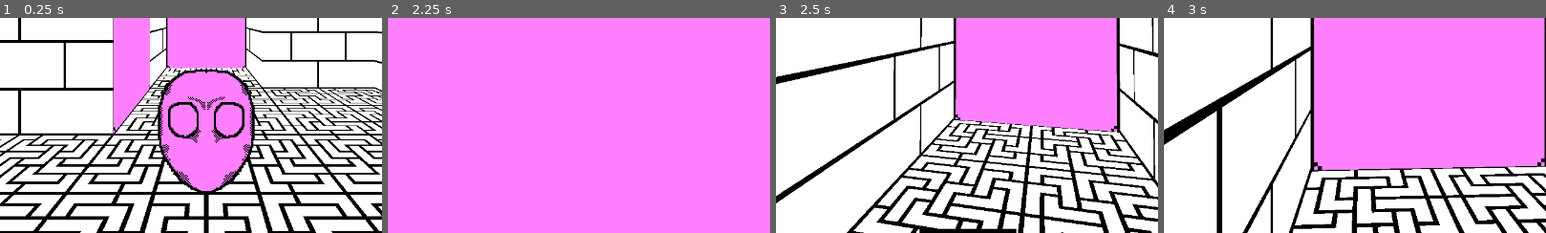
Above: before the commit, frames 1-4 (left to right).
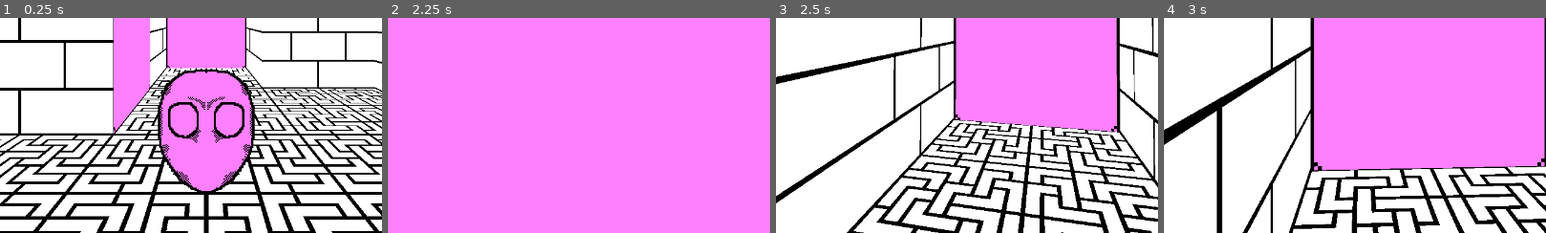
Above: after the commit, the same moments.

Repository: Juksuu/FGJ2026
Game: Godot game, scene res://scenes/juksu_testing.tscn
Two runs of this game, one before a commit and one after it. Both use one fixed random seed, a clock stepped at 60 frames per second and the inputs below.
Inputs (mouse positions are % of the whole screen's width and height, from its top left):
- Up to frame 1 (0.25 s): no input
- Up to frame 2 (2.25 s): tap Enter at 0.5 s; move the mouse to (49, 52) at 0.52 s; hold W (move_forward) from 0.53 s (still down); move the mouse to (57, 51) at 1.27 s; move the mouse to (42, 49) at 2.02 s
- Up to frame 3 (2.5 s): keep holding W (move_forward)
- Up to frame 4 (3 s): move the mouse to (51, 50) at 2.77 s; release W (move_forward) at 2.78 s; hold A (strafe_left) from 2.78 s (still down)
The pictures show only the part of the screen within x 23-73%, y 50-100%; the shares and areas given below are measured in that part.

Frames 1-2 are identical in both runs. In frame 3, 0.4% of the frame differs, in the area x 37-63%, y 97-100%; in frame 4, nothing differs.

Commit message:
pickup go to inventory

Diff:
--- a/prefabs/chroma.tscn
+++ b/prefabs/chroma.tscn
@@ -15,6 +15,7 @@
 
 [node name="Sprite3D" type="Sprite3D" unique_id=1354488886]
 transform = Transform3D(1, 0, 0, 0, 1, 0, 0, 0, 1, 0, 0.64, 0)
+layers = 1023
 billboard = 2
 texture_filter = 0
 texture = SubResource("ViewportTexture_r6qpi")
@@ -22,9 +23,12 @@
 script = ExtResource("1_lhxd5")
 
 [node name="Area3D" type="Area3D" parent="." unique_id=936093520]
+collision_layer = 65535
+collision_mask = 65535
 
 [node name="CollisionShape3D" type="CollisionShape3D" parent="Area3D" unique_id=1294018884]
-transform = Transform3D(0.9, 0, 0, 0, 0.5, 0, 0, 0, 0.9, 0, 0, 0)
+transform = Transform3D(0.9, 0, 0, 0, 0.9, 0, 0, 0, 0.9, 0, 0, 0)
+visibility_parent = NodePath("../..")
 shape = SubResource("CylinderShape3D_kaqnx")
 
 [node name="SubViewport" type="SubViewport" parent="." unique_id=873310341]
--- a/prefabs/player.tscn
+++ b/prefabs/player.tscn
@@ -6,6 +6,7 @@
 height = 1.9
 
 [node name="CharacterBody3D" type="CharacterBody3D" unique_id=1278534781]
+collision_layer = 65535
 script = ExtResource("1_72ieh")
 
 [node name="CollisionShape3D" type="CollisionShape3D" parent="." unique_id=1612882930]
--- a/scripts/mapGenerator.gd
+++ b/scripts/mapGenerator.gd
@@ -21,7 +21,7 @@
 	var json_as_text = FileAccess.get_file_as_string(level_0_Data)
 	var level_data = JSON.parse_string(json_as_text)
 
-	print(level_data)
+	#print(level_data)
 	var height = level_data.rooms.size()
 	var width = level_data.rooms[0].size()
 
@@ -35,7 +35,7 @@
 			self.add_child(room)
 			room_column.append(room)
 
-			print(room_info)
+			#print(room_info)
 			if room_info == "#":
 				room.hide_wall(0)
 				room.hide_wall(1)
@@ -46,8 +46,6 @@
 					if room_info[index] == "o":
 						room.hide_wall(index)
 		level_map.append(room_column)
-	for thing in level_map:
-		print(thing.size())
 
 	#doors
 	for i in level_data.doors.size():
@@ -77,15 +75,23 @@
 	for i in level_data.masks.size():
 		if level_data.masks.size() == 0:
 			break
-		print(level_data.masks[i])
+		#print(level_data.masks[i])
 		var mask = chroma_prefab.instantiate()
 		mask.transform.origin.x = level_data.masks[i].pos[0] * SIZE_X
 		mask.transform.origin.z = level_data.masks[i].pos[1] * SIZE_Z
 		self.add_child(mask)
 		mask.set_texture(level_data.masks[i].type)
 		mask.set_color(Vector4(1,0,1,1))
+		mask.set_key_id(level_data.masks[i].id)
+		mask.set_key_type(level_data.masks[i].type)
+		mask.connect("pickup_pick_up", self.scream)
 
 	player.transform.origin.x = level_data.spawn.pos[0] * SIZE_X
 	player.transform.origin.z = level_data.spawn.pos[1] * SIZE_Z
 
 	player.set_initial_look_direction(level_data.spawn.direction)
+
+func scream(mask: Node3D, player: Node3D) -> void:
+	#give to player here
+	player.add_to_inventory({"type": mask.key_type, "id": mask.key_id})
+	call_deferred("remove_child", mask)
--- a/scripts/pickup.gd
+++ b/scripts/pickup.gd
@@ -1,9 +1,12 @@
 extends Node
 
 @onready var pickup = $SubViewport/pickup_sprite
+@onready var collider = $Area3D/CollisionShape3D
 
 var timer = 0
 var flipper = 0
+var key_id = null
+var key_type = null
 
 const tile_dict = {
 	"chroma": 768,
@@ -12,6 +15,7 @@
 
 # Called when the node enters the scene tree for the first time.
 func _ready() -> void:
+	$Area3D.connect("body_entered", self._on_pickup_hit)
 	pass # Replace with function body.
 
 func set_texture(texture: String) -> void:
@@ -20,3 +24,16 @@
 
 func set_color(color: Vector4) -> void:
 	pickup.material.set_shader_parameter("color", color)
+
+func set_key_id(id: String) -> void:
+	key_id = id
+
+func set_key_type(type: String) -> void:
+	key_type = type
+
+signal pickup_pick_up(mask, player);
+
+func _on_pickup_hit(node: Node3D) -> void:
+	if node.name != "Player":
+		pass
+	pickup_pick_up.emit(self, node)
--- a/scripts/player.gd
+++ b/scripts/player.gd
@@ -7,6 +7,7 @@
 var yaw: float = 0
 var pitch: float = 0
 var rotation_speed: float = 0.03
+var held_masks = []
 
 
 # Called when the node enters the scene tree for the first time.
@@ -50,3 +51,7 @@
 func set_initial_look_direction(direction: Globals.ROOM_SIDE) -> void:
 	var rotation_offset = PI / 2 if direction > 1 else 0.0
 	yaw = direction * PI - rotation_offset
+
+func add_to_inventory(object) -> void:
+	print("adding", object)
+	held_masks.append(object)
Not shown: 1 places in prefabs/chroma.tscn that only renumber resources
